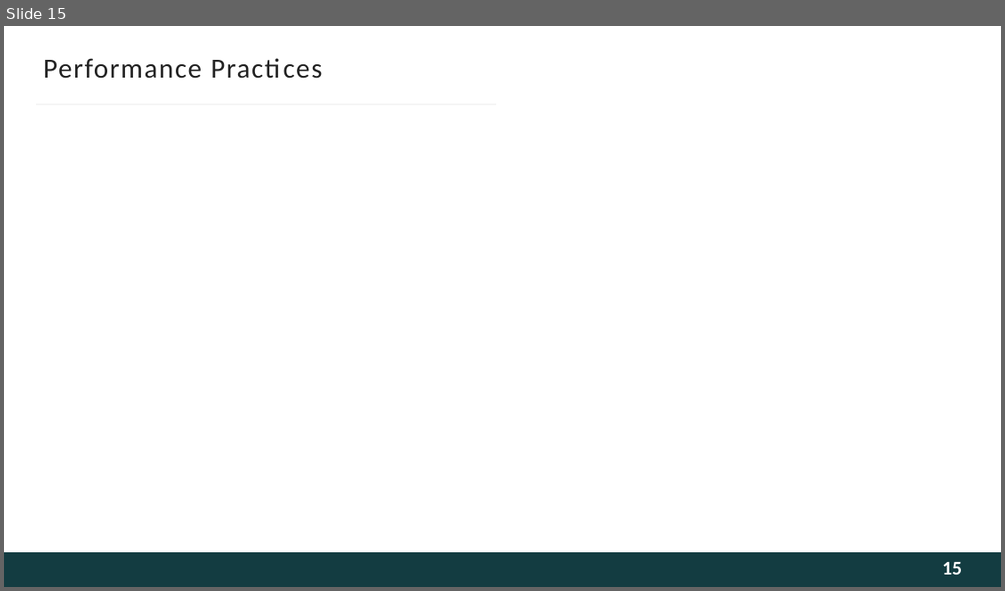
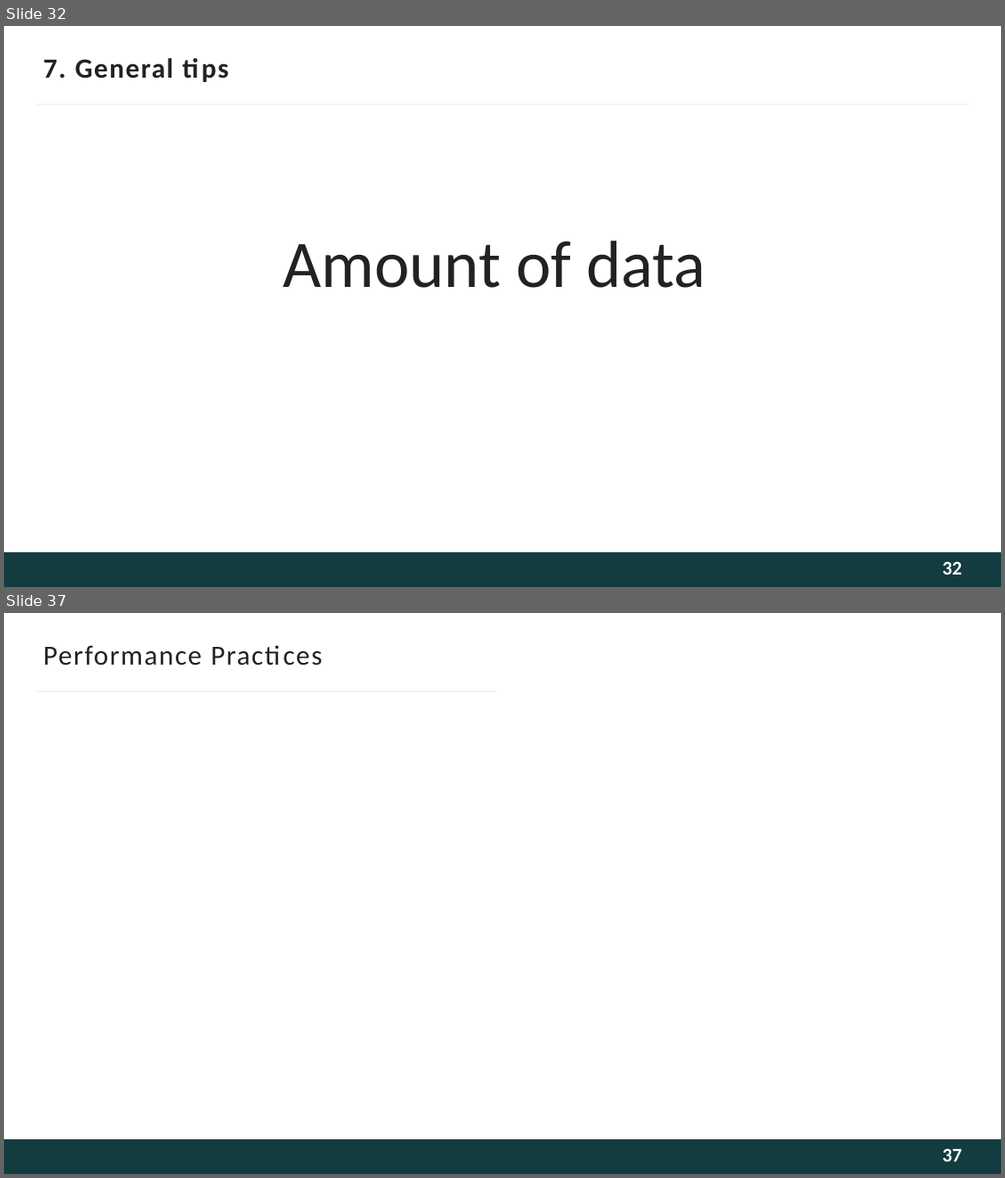
Before and after one commit to BrVer/performance_presentation, a slide deck: Performance_slides.pptx. Shown one above the other, each under a label of ours: slide 15 before the commit, slides 32 and 37 after it; the slides between them are not shown. The pictures are 1005x591 and 1005x1178 pixels, drawn with LibreOffice and Linux fonts; fonts in the diff are those of the drawing; background and template pictures are left out. Boxes give left, top, right and bottom in pixels: in the first picture for what was removed or moved away, otherwise in the second. Text is boxed around its words. In the diff, an @@ line names an element or a change of style, - is before the commit and + after.

```diff
--- a/Performance_slides.pptx
+++ b/Performance_slides.pptx
@@ slide 32 added at [4, 26, 1001, 587], background #FFFFFF; not listed: 1 template element that a slide beside it also shows @@
@@ title added at [43, 58, 174, 79], 20 pt, text #222222, bold @@
+7. General tips
@@ line added from (36, 103) to (969, 103), #F5F5F5 1.5 pt @@
@@ text added at [283, 240, 705, 288], 48 pt, text #222222 @@
+Amount of data
@@ page number added at [942, 561, 962, 574], 14 pt, text #FEFEFE, bold @@
+32
@@ what was slide 15 is now slide 37 @@
@@ page number at [942, 1148, 962, 1161]: text changed @@
-15
+37
```
Also in this commit, not shown: 12 slides changed, 22 other slides added, 1 slide removed, 5 other files.
